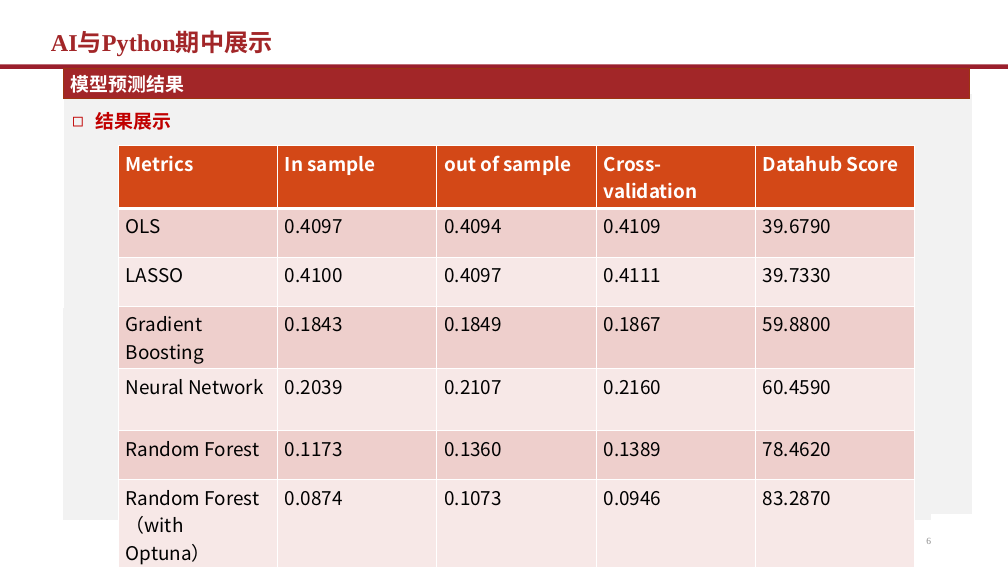
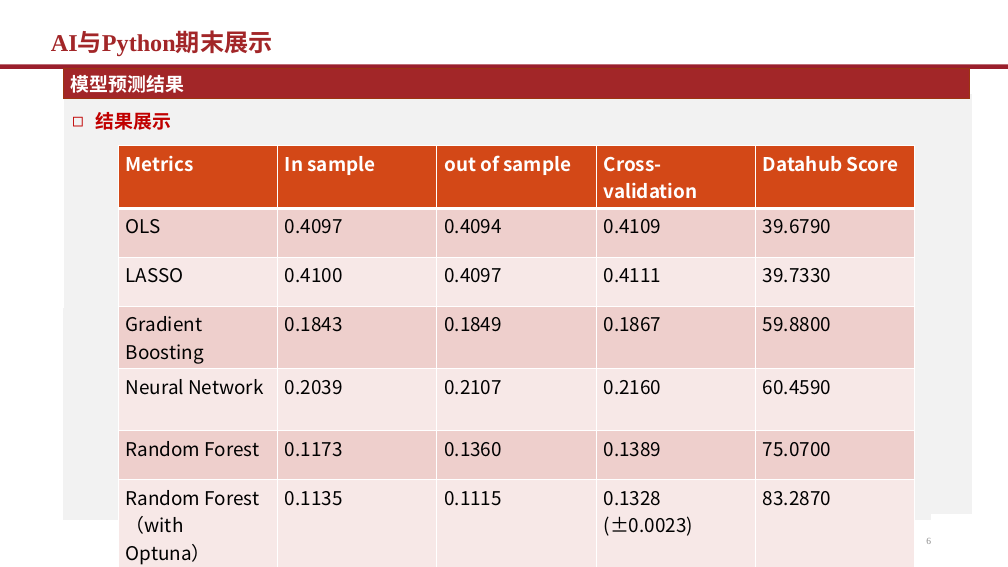
Before and after one commit to Quant-of-Renmin-University/QuantEcon2025_RUC, a slide deck: slide 6 of Homework/math/2022202654/presentation_2022202654.pptx. Drawn at 1008x567 pixels with LibreOffice and Linux fonts; fonts in the diff are those of the drawing; grey boxes stand for pictures; background and template pictures are left out. Boxes give left, top, right and bottom in pixels: in the first picture for what was removed or moved away, otherwise in the second. Text is boxed around its words. In the diff, an @@ line names an element or a change of style, - is before the commit and + after.

```diff
--- a/Homework/math/2022202654/presentation_2022202654.pptx
+++ b/Homework/math/2022202654/presentation_2022202654.pptx
@@ title at bbox=[51, 32, 273, 56]: text changed @@
-AI与Python期中展示
+AI与Python期末展示
@@ table at bbox=[118, 146, 916, 567] @@
-row 6, column 5: 78.4620
+row 6, column 5: 75.0700
-row 7: Random Forest / （with Optuna） | 0.0874 | 0.1073 | 0.0946 | 83.2870
+row 7: Random Forest / （with Optuna） | 0.1135 | 0.1115 | 0.1328 (±0.0023) | 83.2870
```
Also in this commit, not shown: 1 other slide changed.
